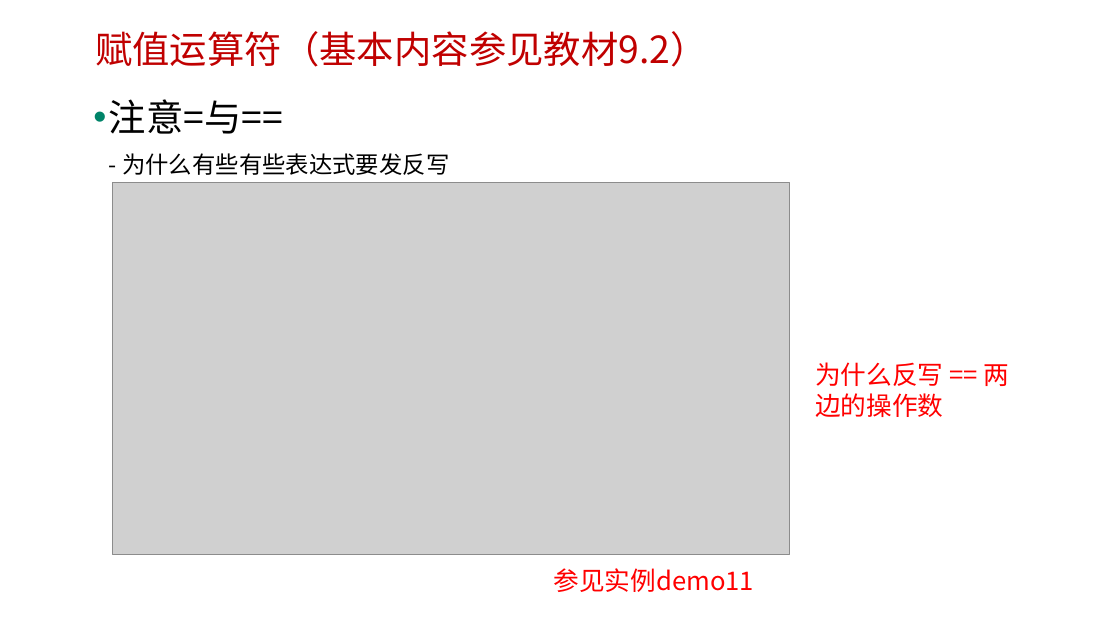
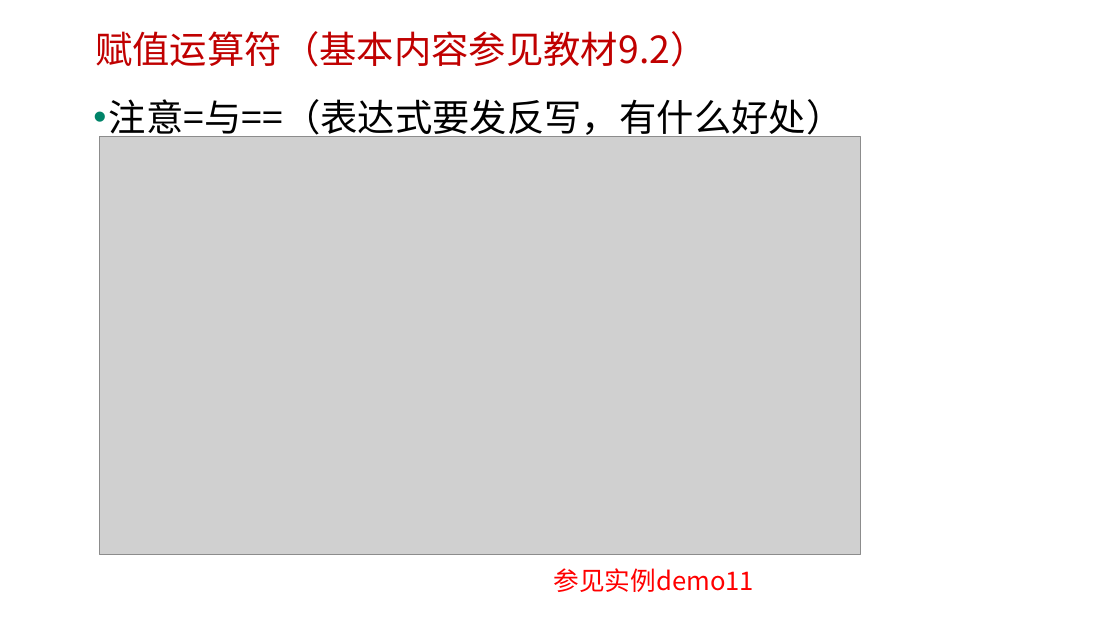
Before and after one commit to edu2act/course-javascript-advanced, a slide deck: slide 18 of 课程PPT/03.JavaScript语法、表达式及语句、运算符.pptx. Drawn at 1120x630 pixels with LibreOffice and Linux fonts; fonts in the diff are those of the drawing; grey boxes stand for pictures; background and template pictures are left out. Boxes give left, top, right and bottom in pixels: in the first picture for what was removed or moved away, otherwise in the second. Text is boxed around its words. In the diff, an @@ line names an element or a change of style, - is before the commit and + after.

```diff
--- a/课程PPT/03.JavaScript语法、表达式及语句、运算符.pptx
+++ b/课程PPT/03.JavaScript语法、表达式及语句、运算符.pptx
@@ text at [109, 99, 844, 141]: text changed; size 20 to 32 pt @@
-• 注意=与==
-  - 为什么有些有些表达式要发反写
+• 注意=与==（表达式要发反写，有什么好处）
@@ picture: place and size @@
-picture at [113, 182, 790, 555]
+picture at [99, 136, 860, 555]
@@ text removed at [815, 362, 1009, 417] @@
-为什么反写 == 两边的操作数
```
Also in this commit, not shown: 7 other slides changed, 5 other files.
